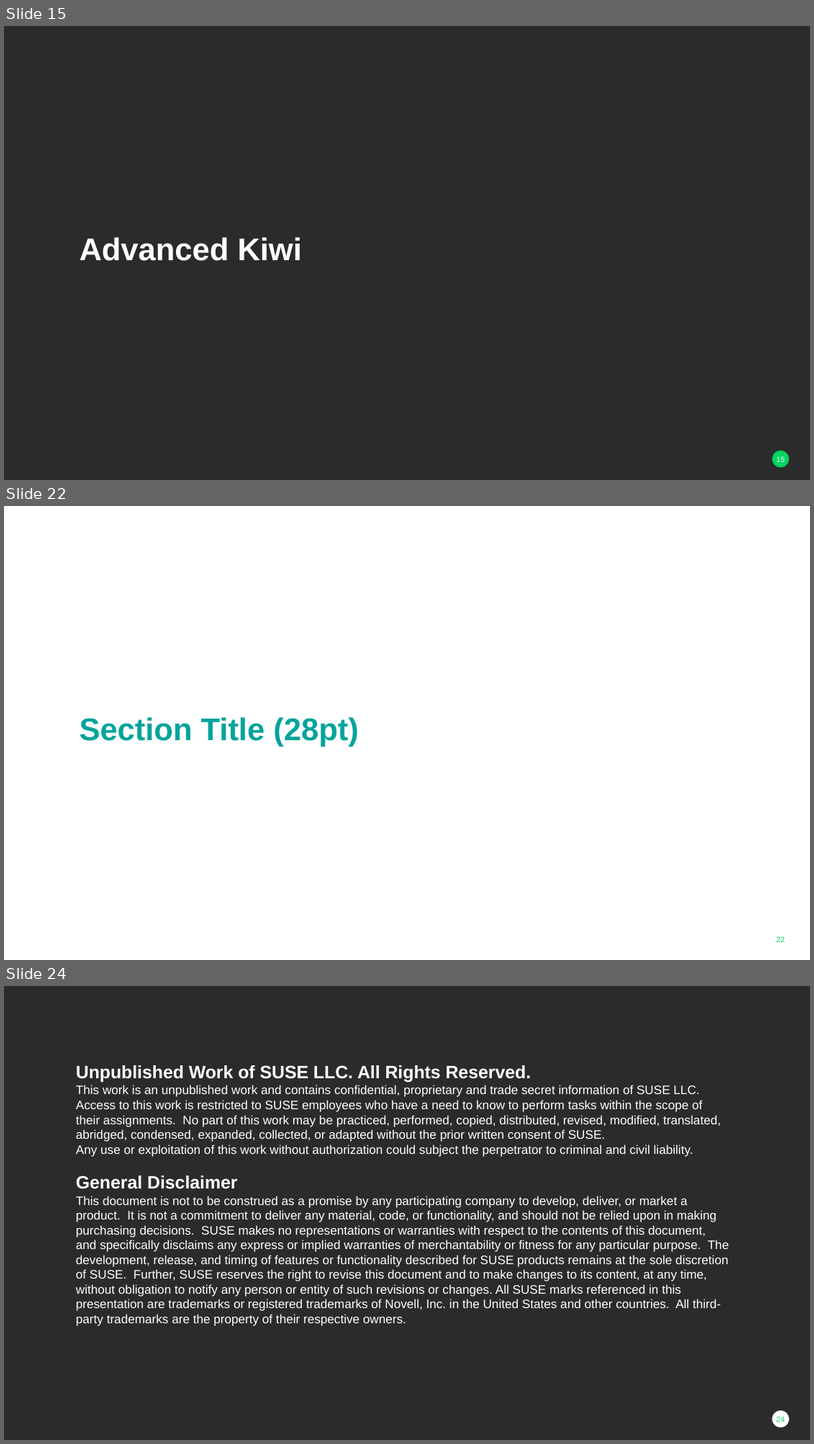
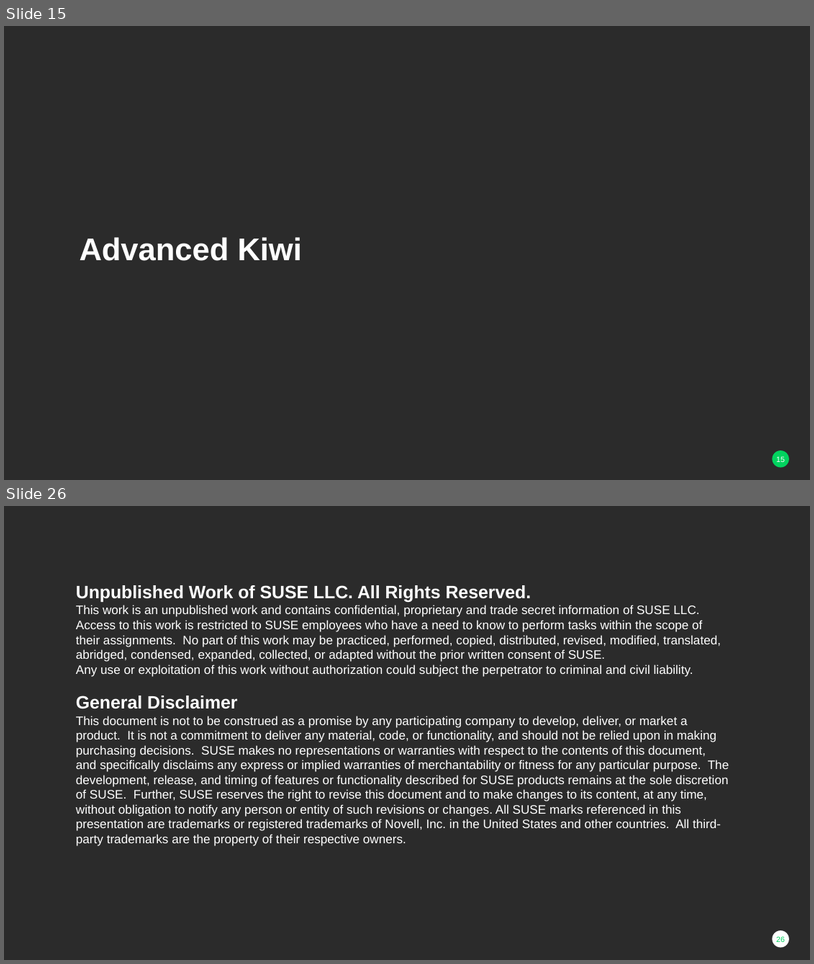
Before and after one commit to darthzen/conferences, a slide deck: susecon/2017/HO126885/HO126885 - Advanced Alchemy Building Gold-Master Images with Kiwi.pptx. Shown one above the other, each under a label of ours: slides 15, 22 and 24 before the commit, slides 15 and 26 after it; the slides between them are not shown. The pictures are 814x1444 and 814x964 pixels, drawn with LibreOffice and Linux fonts; fonts in the diff are those of the drawing; background and template pictures are left out; a plain dark background stands for a picture behind light text. Boxes give left, top, right and bottom in pixels: in the first picture for what was removed or moved away, otherwise in the second. Text is boxed around its words. In the diff, an @@ line names an element or a change of style, - is before the commit and + after.

```diff
--- a/susecon/2017/HO126885/HO126885 - Advanced Alchemy Building Gold-Master Images with Kiwi.pptx
+++ b/susecon/2017/HO126885/HO126885 - Advanced Alchemy Building Gold-Master Images with Kiwi.pptx
@@ slide 22 removed at (4,506,810,960), background picture (left out); not listed: 1 template element that a slide beside it also shows @@
@@ title removed at (80,717,358,746) @@
-Section Title (28pt)
@@ what was slide 24 is now slide 26 @@
@@ page number at (777,936,785,942): text changed @@
-24
+26
```
Also in this commit, not shown: 2 slides changed, 8 slides added, 5 other slides removed.
